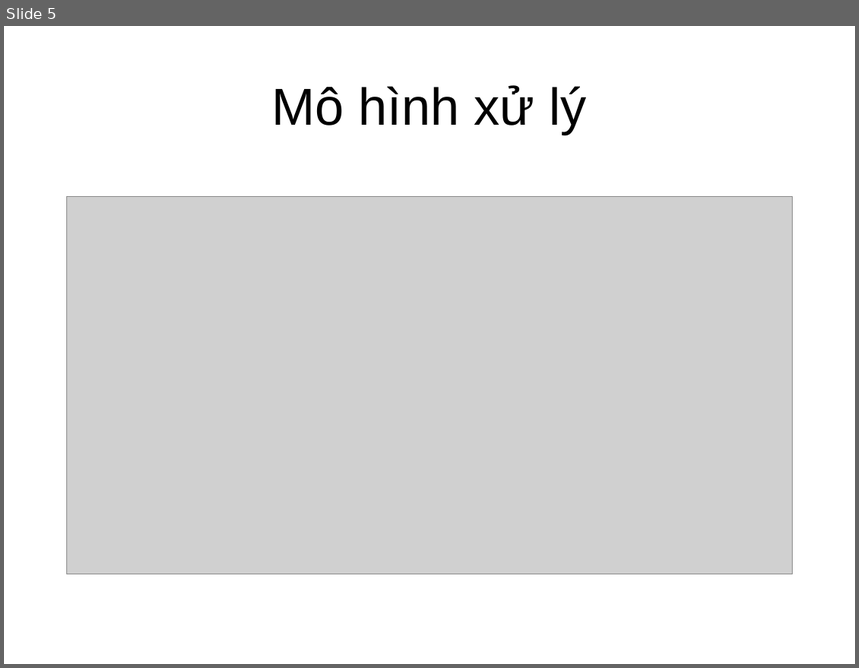
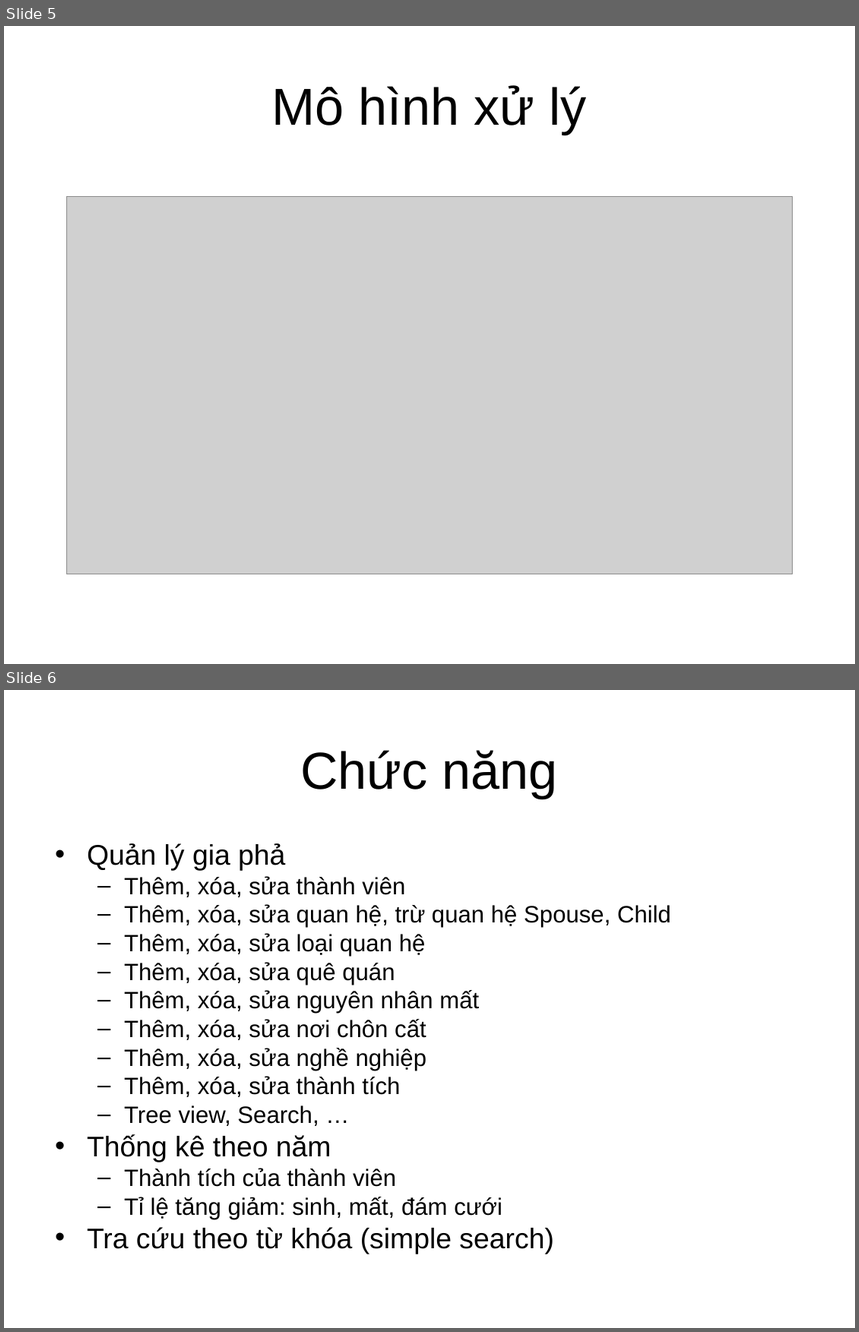
Before and after one commit to kidlab/re-se, a slide deck: Docs/Family Tree.ppt. Shown one above the other, each under a label of ours: slide 5 before the commit, slides 5 and 6 after it. The pictures are 859x668 and 859x1332 pixels, drawn with LibreOffice and Linux fonts; fonts in the diff are those of the drawing; grey boxes stand for pictures. Boxes give left, top, right and bottom in pixels: in the first picture for what was removed or moved away, otherwise in the second. Text is boxed around its words. In the diff, an @@ line names an element or a change of style, - is before the commit and + after.

```diff
--- a/Docs/Family Tree.ppt
+++ b/Docs/Family Tree.ppt
@@ slide 6 added at (x1=4, y1=690, x2=855, y2=1328), background #FFFFFF @@
@@ title added at (x1=300, y1=750, x2=558, y2=799), 44 pt, text #000000 @@
+Chức năng
@@ text added at (x1=87, y1=844, x2=671, y2=1254), 20 pt, text #000000 @@
+• Quản lý gia phả
+  – Thêm, xóa, sửa thành viên
+  – Thêm, xóa, sửa quan hệ, trừ quan hệ Spouse, Child
+  – Thêm, xóa, sửa loại quan hệ
+  – Thêm, xóa, sửa quê quán
+  – Thêm, xóa, sửa nguyên nhân mất
+  – Thêm, xóa, sửa nơi chôn cất
+  – Thêm, xóa, sửa nghề nghiệp
+  – Thêm, xóa, sửa thành tích
+  – Tree view, Search, …
+• Thống kê theo năm
+  – Thành tích của thành viên
+  – Tỉ lệ tăng giảm: sinh, mất, đám cưới
+• Tra cứu theo từ khóa (simple search)
```
Also in this commit, not shown: 1 slide changed, 1 other slide added, 2 slides removed.
